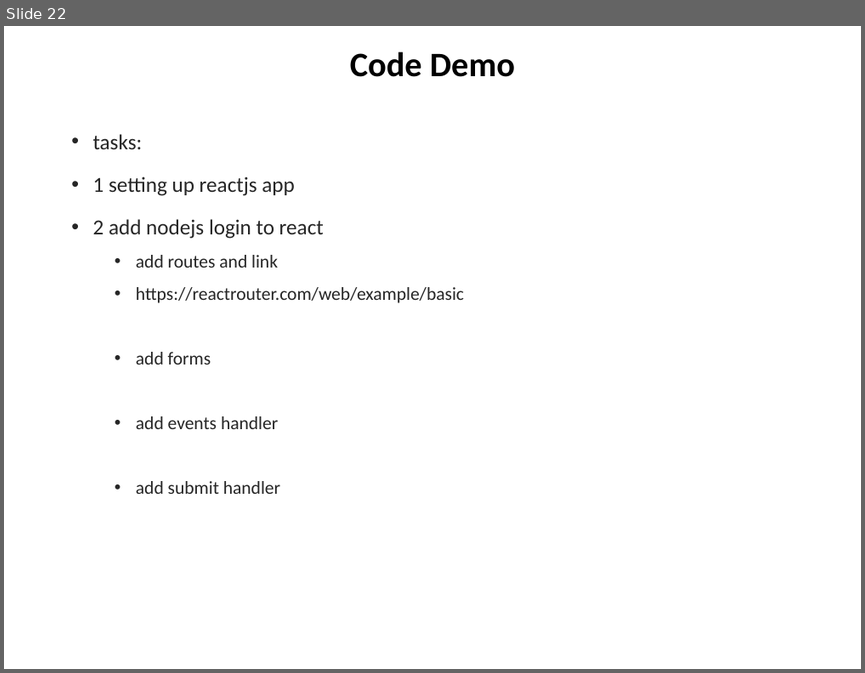
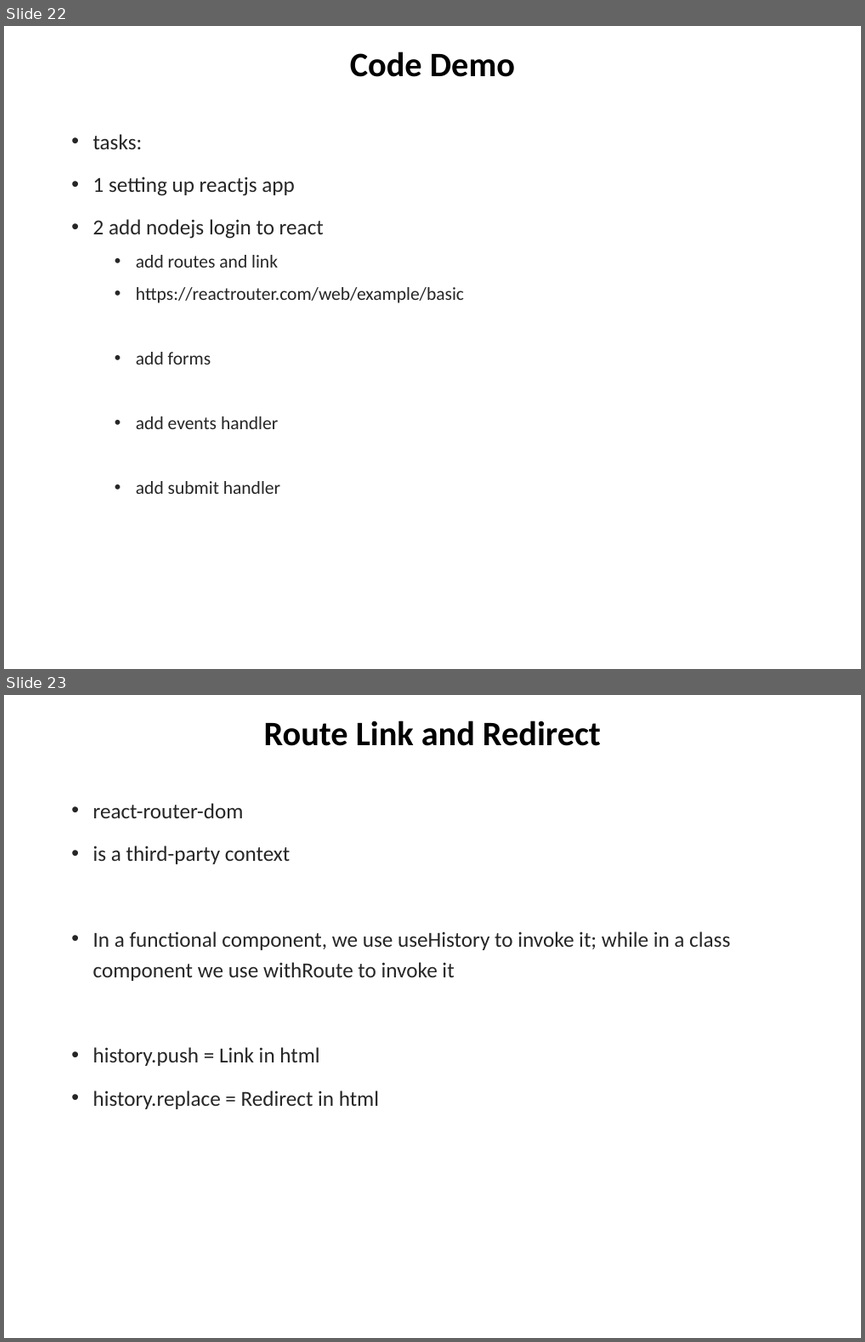
Before and after one commit to chuacw/SGUS-Slides, a slide deck: BCI - Day12 - Reactjs 1 Intro.pptx. Shown one above the other, each under a label of ours: slide 22 before the commit, slides 22 and 23 after it. The pictures are 865x673 and 865x1342 pixels, drawn with LibreOffice and Linux fonts; fonts in the diff are those of the drawing. Boxes give left, top, right and bottom in pixels: in the first picture for what was removed or moved away, otherwise in the second. Text is boxed around its words. In the diff, an @@ line names an element or a change of style, - is before the commit and + after.

```diff
--- a/BCI - Day12 - Reactjs 1 Intro.pptx
+++ b/BCI - Day12 - Reactjs 1 Intro.pptx
@@ slide 23 added at [4,695,861,1338], background #FFFFFF @@
@@ title added at [264,721,601,746], 28.8 pt, text #000000, bold @@
+Route Link and Redirect
@@ text added at [93,803,730,1109], 18 pt, text #262626 @@
+• react-router-dom
+• is a third-party context
+• In a functional component, we use useHistory to invoke it; while in a class component we use withRoute to invoke it
+• history.push = Link in html
+• history.replace = Redirect in html
```
Also in this commit, not shown: 1 slide changed, 1 other file.
